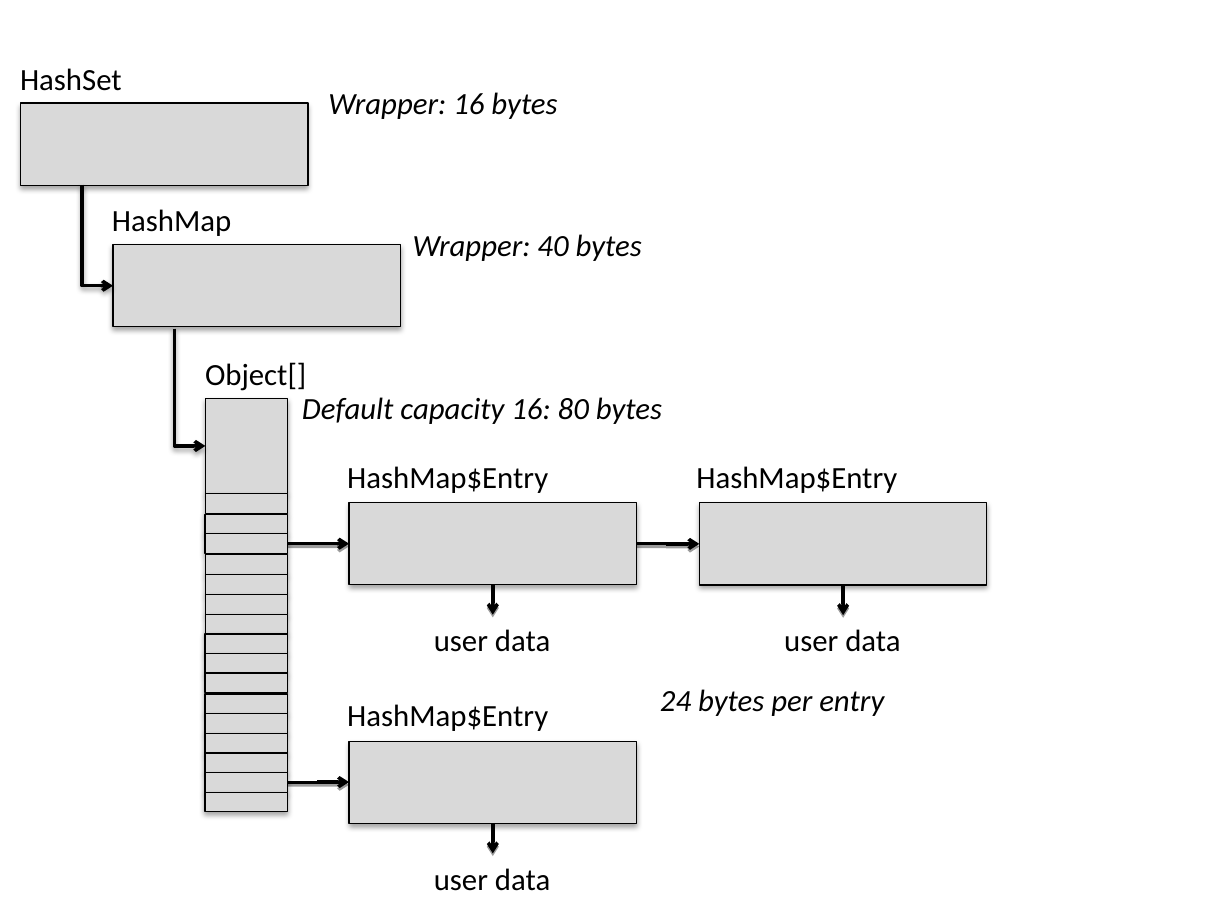
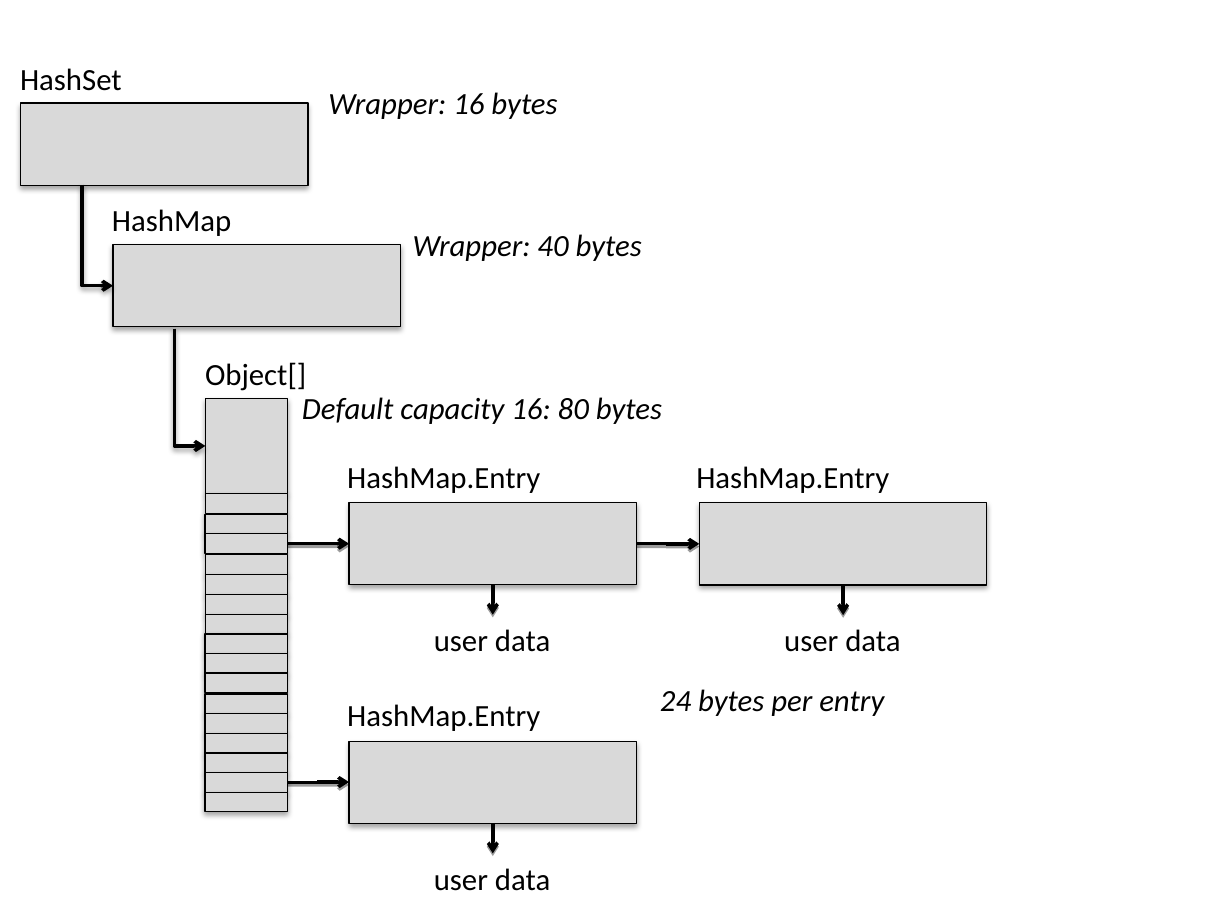
Before and after one commit to TheRuncibleTuner/bloatbook, a slide deck: slide 1 of part1/Figures/collections/inside-hashset.pptx. Drawn at 1232x924 pixels with LibreOffice and Linux fonts; fonts in the diff are those of the drawing. Boxes give left, top, right and bottom in pixels: in the first picture for what was removed or moved away, otherwise in the second. Text is boxed around its words. In the diff, an @@ line names an element or a change of style, - is before the commit and + after.

```diff
--- a/part1/Figures/collections/inside-hashset.pptx
+++ b/part1/Figures/collections/inside-hashset.pptx
@@ text at (347,466,540,493): text changed @@
-HashMap$Entry
+HashMap.Entry
@@ text at (696,466,889,493): text changed @@
-HashMap$Entry
+HashMap.Entry
@@ text at (347,704,540,731): text changed @@
-HashMap$Entry
+HashMap.Entry
```
Also in this commit, not shown: 5 other files.
